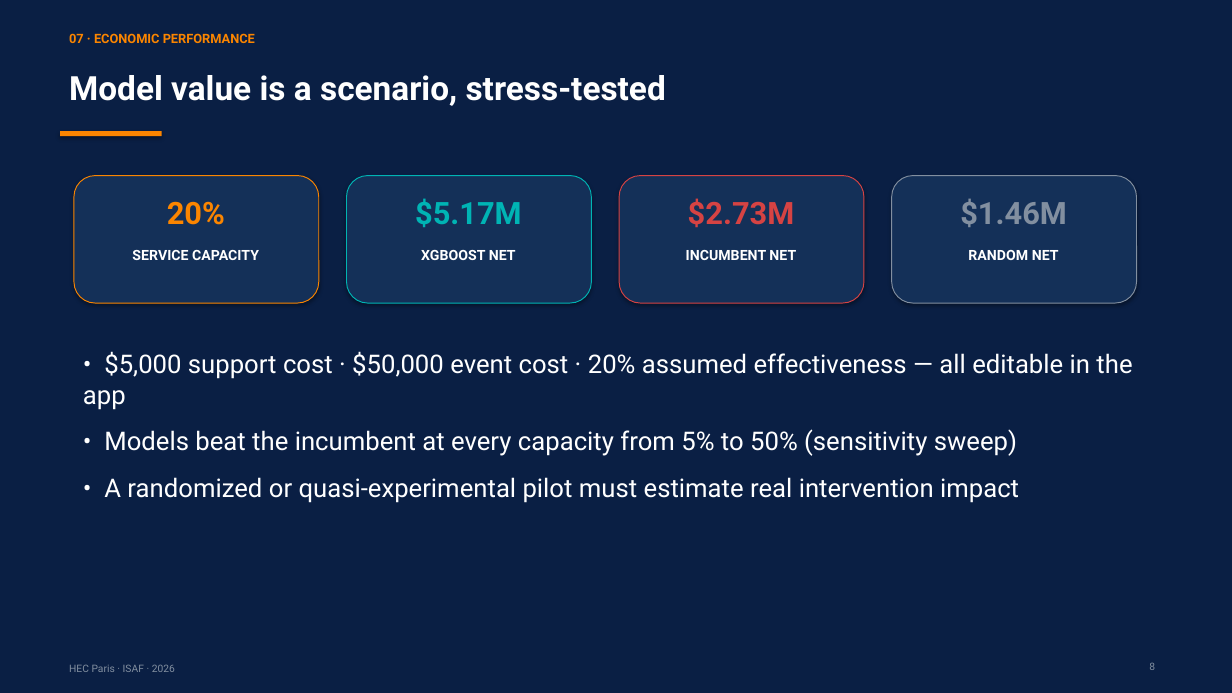
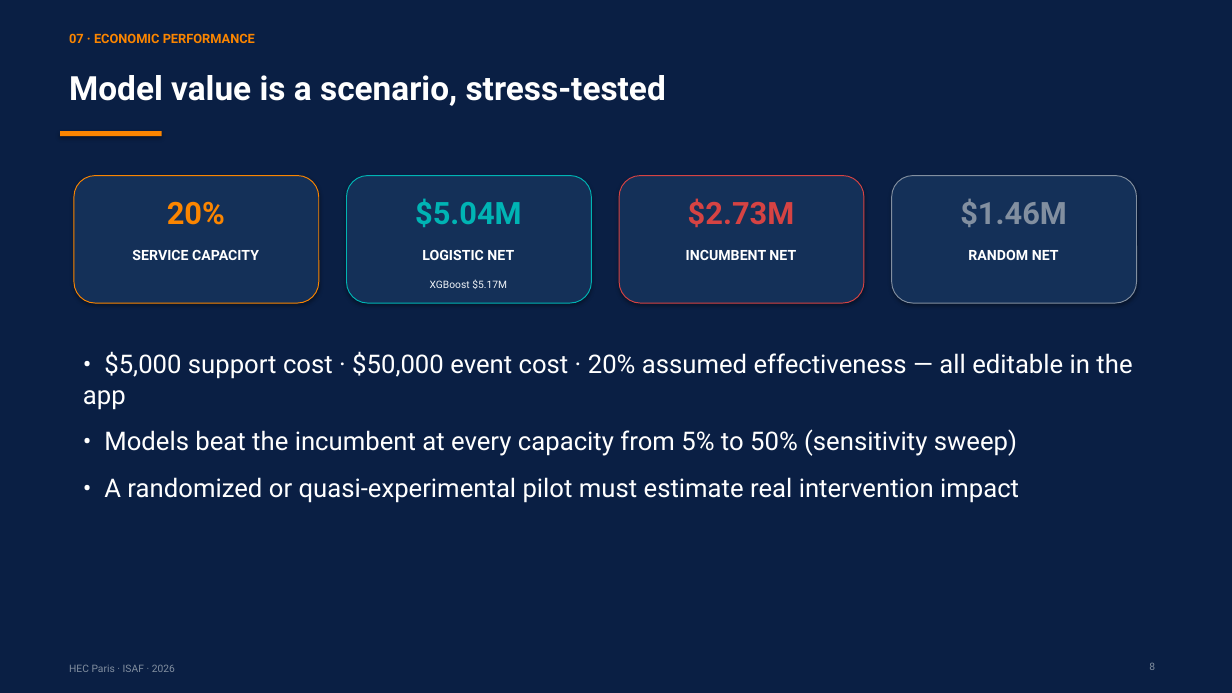
Before and after one commit to RyanBalech/recidivism-forecasting-analysis, a slide deck: slide 8 of reports/ISAF_Recidivism_Presentation.pptx. Drawn at 1232x693 pixels with LibreOffice and Linux fonts; fonts in the diff are those of the drawing. Boxes give left, top, right and bottom in pixels: in the first picture for what was removed or moved away, otherwise in the second. Text is boxed around its words. In the diff, an @@ line names an element or a change of style, - is before the commit and + after.

```diff
--- a/reports/ISAF_Recidivism_Presentation.pptx
+++ b/reports/ISAF_Recidivism_Presentation.pptx
@@ text added at (415, 198, 522, 227), 24 pt, text #00B4B4, bold @@
+$5.04M
@@ text at (422, 250, 514, 260): text changed @@
-XGBOOST NET
+LOGISTIC NET
@@ text at (430, 279, 507, 289): text changed; size 24 to 8 pt; text colour #00B4B4 to #F0F4F8; bold off @@
-$5.17M
+XGBoost $5.17M
```
Also in this commit, not shown: 6 other slides changed, 13 other files.
